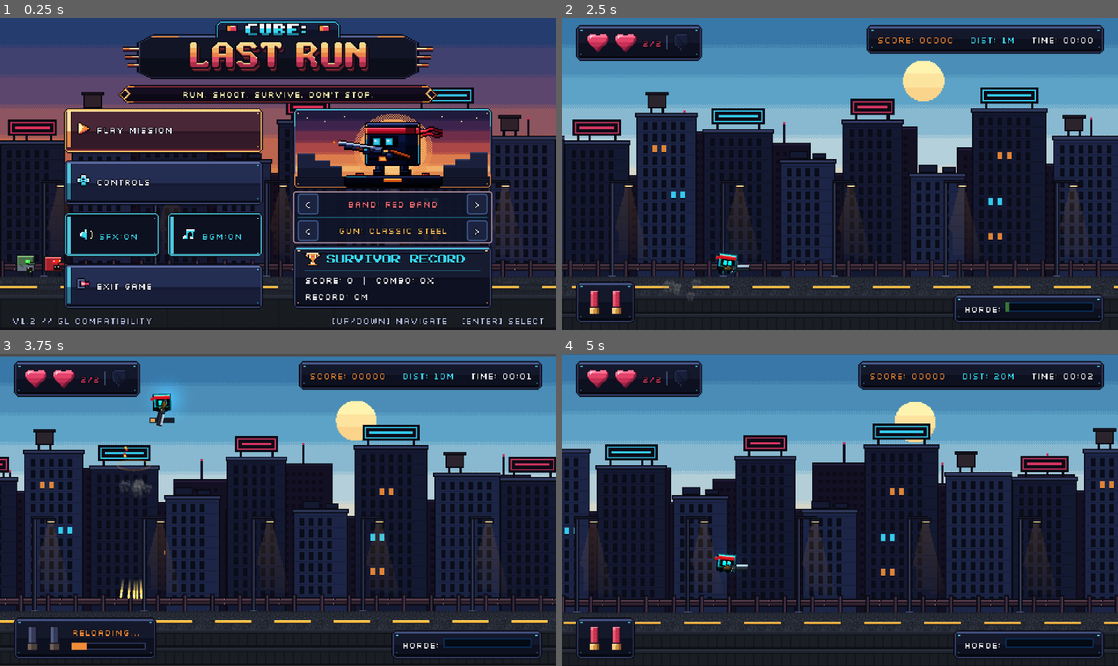
Above: before the commit, frames 1-4 (two rows, left to right).
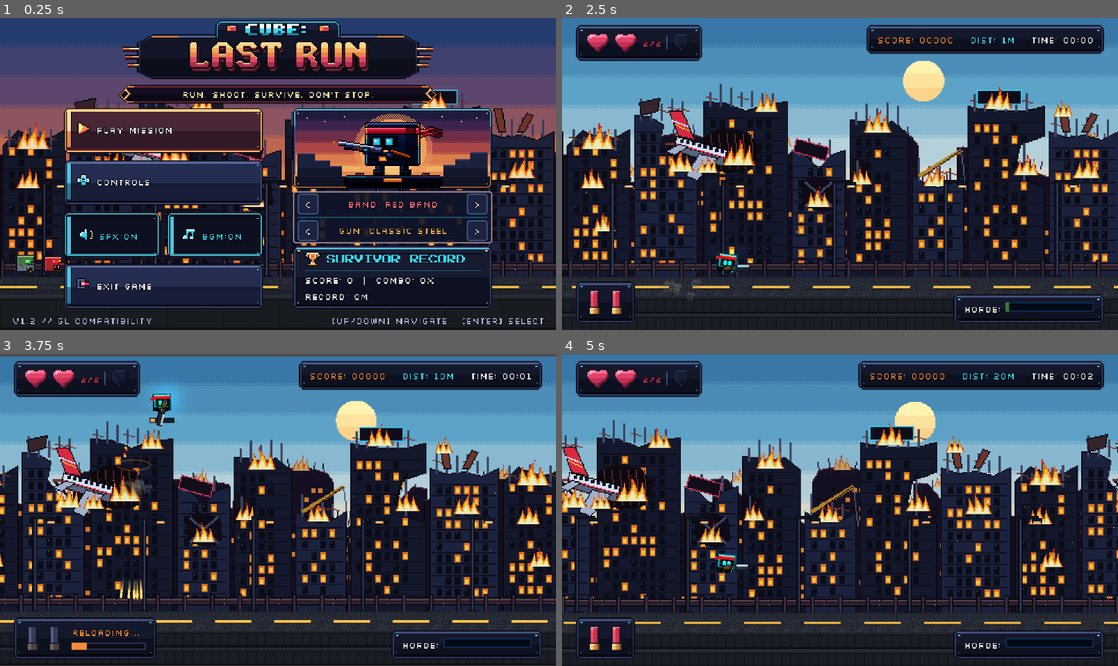
Above: after the commit, the same moments.

Repository: DenzTheKid/cube-lastrun-final-submission
Game: Godot game, scene res://scenes/main/main_menu.tscn
The game is run twice, just before and just after one commit, with the same random seed, the same clock (stepped at 60 frames per second) and the same inputs.
Inputs (mouse positions are in pixels of both pictures, inside the frame that each line leads up to):
- Up to frame 1 (0.25 s): no input
- Up to frame 2 (2.5 s): click "BGM:ON" at 0.5 s; click "BGM:OFF" at 1.25 s; click "PLAY MISSION" at 2 s
- Up to frame 3 (3.75 s): tap Enter at 2.75 s; move the mouse to (400, 494) at 2.77 s; hold W 2.78-3.5 s; tap Down (aim_down) at 2.85 s; click (400, 494) at 2.92 s; tap Space (jump) at 3.02, 3.32 s; drag from (166, 525) to (161, 435) at 3.52 s
- Up to frame 4 (5 s): move the mouse to (895, 441) at 4.27 s; hold W from 4.28 s (still down); tap Right (aim_right) at 4.35 s

The runs differ from the first frame. In frame 1, 8.0% of the frame differs, in the area x 0-100%, y 21-84%; in frame 2, 22%; in frame 3, 22%; in frame 4, 22%, in the area x 0-100%, y 21-83%.

Commit message:
amba

Diff:
--- a/scenes/obstacles/pit_killzone.tscn
+++ b/scenes/obstacles/pit_killzone.tscn
@@ -1,9 +1,14 @@
 [gd_scene format=3]
 
 [ext_resource type="Script" path="res://scripts/obstacles/hazard.gd" id="1_hazard"]
+[ext_resource type="Script" path="res://scripts/effects/animated_fire_node.gd" id="2_fire"]
 
 [sub_resource type="RectangleShape2D" id="RectangleShape2D_1"]
 size = Vector2(80, 24)
+
+[sub_resource type="Gradient" id="Gradient_Ember"]
+offsets = PackedFloat32Array(0, 0.5, 1)
+colors = PackedColorArray(1, 0.85, 0.3, 0.95, 1, 0.35, 0.1, 0.8, 0.2, 0.1, 0.1, 0)
 
 [node name="PitKillzone" type="Area2D"]
 collision_layer = 16
@@ -13,3 +18,24 @@
 
 [node name="CollisionShape2D" type="CollisionShape2D" parent="."]
 shape = SubResource("RectangleShape2D_1")
+
+[node name="BridgeAnimatedFire" type="Sprite2D" parent="."]
+position = Vector2(0, -8)
+script = ExtResource("2_fire")
+fps = 9.0
+base_scale = Vector2(1.15, 1.05)
+
+[node name="BridgeEmbers" type="CPUParticles2D" parent="."]
+position = Vector2(0, 4)
+amount = 10
+lifetime = 1.1
+emission_shape = 3
+emission_rect_extents = Vector2(26, 4)
+direction = Vector2(0, -1)
+spread = 25.0
+gravity = Vector2(0, -18)
+initial_velocity_min = 12.0
+initial_velocity_max = 26.0
+scale_amount_min = 1.0
+scale_amount_max = 2.0
+color_ramp = SubResource("Gradient_Ember")
--- /dev/null
+++ b/scripts/effects/animated_fire_node.gd
@@ -0,0 +1,25 @@
+extends Sprite2D
+class_name AnimatedFireNode
+
+# Steady, grounded 8-frame pixel-art fire node (stays firmly planted in place with zero vertical bouncing).
+
+const FIRE_SHEET: Texture2D = preload("res://assets/effects/fire_animated_sheet.png")
+
+@export var fps: float = 9.0
+@export var base_scale: Vector2 = Vector2.ONE
+
+var _time: float = 0.0
+
+
+func _ready() -> void:
+	texture = FIRE_SHEET
+	hframes = 8
+	vframes = 1
+	_time = randf() * 8.0
+	frame = int(_time * fps) % 8
+	scale = base_scale
+
+
+func _process(delta: float) -> void:
+	_time += delta
+	frame = int(_time * fps) % 8
--- a/scripts/gameplay/parallax_manager.gd
+++ b/scripts/gameplay/parallax_manager.gd
@@ -8,6 +8,7 @@
 const SKY_SHADER: Shader = preload("res://shaders/dusk_sky_gradient.gdshader")
 const FORE_TEXTURE: Texture2D = preload("res://assets/environment/parallax_overpass_fore.png")
 const TIME_OF_DAY_SCRIPT = preload("res://scripts/gameplay/time_of_day.gd")
+const ANIMATED_FIRE_SCRIPT = preload("res://scripts/effects/animated_fire_node.gd")
 
 var _sky_layer: Parallax2D = null
 var _distant_layer: Parallax2D = null
@@ -31,13 +32,33 @@
 			sky_mat.shader = SKY_SHADER
 			sky_spr.material = sky_mat
 
-	# 2. Layer 2: Distant Skyline Layer (Parallax 0.10) — static lights, no blinking beacons
+	# 2. Layer 2: Distant Skyline Layer (Parallax 0.10) — ruined distant towers with live animated fires
 	if _distant_layer:
 		_distant_layer.scroll_scale = Vector2(0.10, 0.0)
+		_spawn_distant_animated_fires(_distant_layer)
 
-	# 3. Layer 3: Mid-Ground Urban Skyline Layer (Parallax 0.25) — static lit windows & signs
+	# 3. Layer 3: Mid-Ground Urban Skyline Layer (Parallax 0.25) — apocalyptic burning city & airplane crash
 	if _mid_layer:
 		_mid_layer.scroll_scale = Vector2(0.25, 0.0)
+		_spawn_midground_animated_fires(_mid_layer)
+		if not _mid_layer.has_node("ApocalypseEmbers"):
+			var embers := CPUParticles2D.new()
+			embers.name = "ApocalypseEmbers"
+			embers.position = Vector2(240.0, 145.0)
+			embers.amount = 18
+			embers.lifetime = 2.4
+			embers.emission_shape = CPUParticles2D.EMISSION_SHAPE_RECTANGLE
+			embers.emission_rect_extents = Vector2(240.0, 48.0)
+			embers.direction = Vector2(-0.3, -1.0)
+			embers.spread = 30.0
+			embers.gravity = Vector2(-4.0, -14.0)
+			embers.initial_velocity_min = 8.0
+			embers.initial_velocity_max = 20.0
+			var grad := Gradient.new()
+			grad.set_color(0, Color(1.0, 0.85, 0.3, 0.9))
+			grad.set_color(1, Color(1.0, 0.25, 0.08, 0.0))
+			embers.color_ramp = grad
+			_mid_layer.add_child(embers)
 
 	# 4. Layer 4: Foreground Overpass / Street-Level Details Layer (Parallax 0.60)
 	_fore_layer = world.get_node_or_null("ParallaxFore") as Parallax2D
@@ -61,3 +82,58 @@
 	time_of_day.name = "TimeOfDay"
 	add_child(time_of_day)
 	time_of_day.bind_layers(sky_mat, _distant_layer, _mid_layer, _fore_layer)
+
+
+func _spawn_distant_animated_fires(layer: Node2D) -> void:
+	if layer.has_node("DistantFiresContainer"):
+		return
+	var container := Node2D.new()
+	container.name = "DistantFiresContainer"
+	layer.add_child(container)
+
+	var spots: Array[Vector3] = [
+		Vector3(60.0, 128.0, 0.65),
+		Vector3(104.0, 92.0, 0.72),
+		Vector3(190.0, 102.0, 0.65),
+		Vector3(278.0, 90.0, 0.75),
+		Vector3(364.0, 106.0, 0.65),
+		Vector3(454.0, 98.0, 0.72)
+	]
+	for sp in spots:
+		var fire: Sprite2D = ANIMATED_FIRE_SCRIPT.new()
+		fire.position = Vector2(sp.x, sp.y)
+		fire.base_scale = Vector2(sp.z, sp.z)
+		fire.modulate = Color(1.0, 0.82, 0.68, 0.85)
+		container.add_child(fire)
+
+
+func _spawn_midground_animated_fires(layer: Node2D) -> void:
+	if layer.has_node("MidFiresContainer"):
+		return
+	var container := Node2D.new()
+	container.name = "MidFiresContainer"
+	layer.add_child(container)
+
+	# [x, y, scale_x, scale_y] positioned on ruined rooftops, blown-out floors, and the airplane crash crater!
+	var fire_placements: Array[ Array ] = [
+		[28.0, 96.0, 1.35, 1.25],   # Building 1: Inferno Tower roof blaze
+		[24.0, 134.0, 0.95, 0.95],  # Building 1: Middle floor fire
+		[34.0, 172.0, 0.90, 0.90],  # Building 1: Lower floor fire
+		[100.0, 118.0, 1.05, 1.05], # Building 2: Collapsed half crater fire
+		[150.0, 110.0, 1.30, 1.25], # Building 3: AIRPLANE CRASH MAIN IMPACT CRATER FIRE!
+		[123.0, 122.0, 0.85, 0.85], # Building 3: Burning airplane wing & jet engine!
+		[174.0, 68.0, 0.95, 0.95],  # Building 3: Rooftop fire above airplane crash
+		[219.0, 150.0, 0.95, 0.95], # Building 4: Skeletal bomb ruin core fire
+		[270.0, 84.0, 1.15, 1.10],  # Building 5: Ruined tower rooftop fire
+		[256.0, 132.0, 0.85, 0.85], # Building 5: Side blast notch fire
+		[320.0, 132.0, 0.95, 0.95], # Building 6: Collapsed crane roof fire
+		[374.0, 64.0, 1.10, 1.05],  # Building 7: Burning neon billboard on roof
+		[398.0, 122.0, 1.00, 1.00], # Building 7: Side explosion crater fire
+		[430.0, 74.0, 0.75, 0.80],  # Building 8: Burning industrial smokestack
+		[450.0, 124.0, 1.10, 1.05]  # Building 8: Industrial inferno floor
+	]
+	for fp: Array in fire_placements:
+		var fire: Sprite2D = ANIMATED_FIRE_SCRIPT.new()
+		fire.position = Vector2(float(fp[0]), float(fp[1]))
+		fire.base_scale = Vector2(float(fp[2]), float(fp[3]))
+		container.add_child(fire)
--- a/scripts/generation/level_generator.gd
+++ b/scripts/generation/level_generator.gd
@@ -33,6 +33,7 @@
 const MUTANT_SCENE: PackedScene = preload("res://scenes/enemies/zombie_mutant.tscn")
 
 const URBAN_TILES: Texture2D = preload("res://assets/environment/urban_tiles.png")
+const COLLAPSED_BRIDGE_TEX: Texture2D = preload("res://assets/environment/collapsed_bridge_pit.png")
 
 enum PatternType {
 	FLAT_START,
@@ -95,6 +96,7 @@
 	chunk.name = "Chunk_%d" % _chunks_spawned
 	chunk.position = Vector2(next_chunk_x, 0)
 	chunk.tiles_texture = URBAN_TILES
+	chunk.collapsed_bridge_texture = COLLAPSED_BRIDGE_TEX
 	chunk.ground_y = ground_y
 	add_child(chunk)
 	_active_chunks.append(chunk)
@@ -457,6 +459,7 @@
 # ------------------------------------------------------------------------------
 class ChunkNode extends Node2D:
 	var tiles_texture: Texture2D
+	var collapsed_bridge_texture: Texture2D
 	var ground_y: float = 224.0
 	var ground_segments: Array[Vector2] = [] # (start_x, width)
 
@@ -481,7 +484,7 @@
 		if not tiles_texture:
 			return
 
-		# 0. Pit Chasm Void (Render deep chasm under any gap between ground segments)
+		# 0. Pit Chasm & Collapsed Bridge ("Jembatan Roboh di bawah lubang")
 		if ground_segments.size() > 1:
 			for s_idx in range(ground_segments.size() - 1):
 				var s_curr: Vector2 = ground_segments[s_idx]
@@ -489,14 +492,14 @@
 				var gap_x: float = s_curr.x + s_curr.y
 				var gap_w: float = s_next.x - gap_x
 				if gap_w > 0.0:
-					# Deep chasm abyss under the road floor
-					draw_rect(Rect2(gap_x, ground_y, gap_w, 46.0), Color(0.04, 0.05, 0.08, 1.0), true)
-					# Left fractured bridge abutment wall
-					draw_rect(Rect2(gap_x, ground_y, 3.0, 46.0), Color(0.16, 0.18, 0.24, 1.0), true)
-					draw_rect(Rect2(gap_x, ground_y, 1.0, 46.0), Color(0.08, 0.10, 0.14, 1.0), true)
-					# Right fractured bridge abutment wall
-					draw_rect(Rect2(s_next.x - 3.0, ground_y, 3.0, 46.0), Color(0.16, 0.18, 0.24, 1.0), true)
-					draw_rect(Rect2(s_next.x - 1.0, ground_y, 1.0, 46.0), Color(0.08, 0.10, 0.14, 1.0), true)
+					if collapsed_bridge_texture:
+						draw_texture_rect(
+							collapsed_bridge_texture,
+							Rect2(gap_x, ground_y - 8.0, gap_w, 64.0),
+							false
+						)
+					else:
+						draw_rect(Rect2(gap_x, ground_y, gap_w, 46.0), Color(0.04, 0.05, 0.08, 1.0), true)
 
 		for seg in ground_segments:
 			var sx: float = seg.x
--- a/scripts/systems/audio_manager.gd
+++ b/scripts/systems/audio_manager.gd
@@ -10,6 +10,7 @@
 var _sfx_players: Array[AudioStreamPlayer] = []
 var _music_player: AudioStreamPlayer
 var _current_music_name: String = ""
+var _music_tween: Tween = null
 
 var sfx_volume_db: float = 0.0
 var music_volume_db: float = -6.0
@@ -17,6 +18,12 @@
 # Cooldown tracking to prevent audio spam / cacophony
 var _sfx_cooldowns: Dictionary = {}
 const MIN_SFX_INTERVAL: float = 0.045
+
+# Per-track mix trim so mastered BGM tracks sit cleanly beneath shotgun & zombie SFX
+const MUSIC_TRACK_TRIM_DB: Dictionary = {
+	"menu": -3.0,
+	"gameplay": -4.0,
+}
 
 const SFX_STREAMS: Dictionary = {
 	"jump": preload("res://assets/audio/sfx_jump.wav"),
@@ -38,8 +45,8 @@
 }
 
 const MUSIC_STREAMS: Dictionary = {
-	"gameplay": preload("res://assets/audio/music_gameplay.wav"),
-	"menu": preload("res://assets/audio/music_menu.wav"),
+	"gameplay": preload("res://assets/audio/music_gameplay.ogg"),
+	"menu": preload("res://assets/audio/music_menu.mp3"),
 }
 
 func _ready() -> void:
@@ -89,18 +96,45 @@
 	fallback.volume_db = sfx_volume_db
 	fallback.play()
 
+func _get_effective_music_db(music_name: String = "") -> float:
+	if music_volume_db <= -79.0:
+		return -80.0
+	var key: String = _current_music_name if music_name.is_empty() else music_name
+	var trim_db: float = float(MUSIC_TRACK_TRIM_DB.get(key, 0.0))
+	return music_volume_db + trim_db
+
+func _kill_music_tween() -> void:
+	if _music_tween and _music_tween.is_valid():
+		_music_tween.kill()
+	_music_tween = null
+
 func play_music(music_name: String) -> void:
 	if _current_music_name == music_name and _music_player.playing:
 		return
 	if not MUSIC_STREAMS.has(music_name):
 		return
+	_kill_music_tween()
 	_current_music_name = music_name
 	_music_player.stop()
-	_music_player.stream = MUSIC_STREAMS[music_name]
-	_music_player.volume_db = music_volume_db
-	_music_player.play()
+	var stream: AudioStream = MUSIC_STREAMS[music_name]
+	if stream is AudioStreamMP3:
+		(stream as AudioStreamMP3).loop = true
+	elif stream is AudioStreamOggVorbis:
+		(stream as AudioStreamOggVorbis).loop = true
+	_music_player.stream = stream
+	var target_db: float = _get_effective_music_db(music_name)
+	if music_volume_db <= -79.0 or not is_inside_tree():
+		_music_player.volume_db = target_db
+		_music_player.play()
+	else:
+		_music_player.volume_db = minf(target_db - 18.0, -24.0)
+		_music_player.play()
+		_music_tween = create_tween()
+		_music_tween.set_pause_mode(Tween.TWEEN_PAUSE_PROCESS)
+		_music_tween.tween_property(_music_player, "volume_db", target_db, 0.35).set_trans(Tween.TRANS_SINE).set_ease(Tween.EASE_OUT)
 
 func stop_music() -> void:
+	_kill_music_tween()
 	_current_music_name = ""
 	_music_player.stop()
 
@@ -110,5 +144,6 @@
 		p.volume_db = sfx_volume_db
 
 func set_music_volume(val_normalized: float) -> void:
+	_kill_music_tween()
 	music_volume_db = -80.0 if val_normalized <= 0.001 else linear_to_db(clampf(val_normalized, 0.001, 1.0))
-	_music_player.volume_db = music_volume_db
+	_music_player.volume_db = _get_effective_music_db()
--- a/scripts/tools/generate_aaa_assets.gd
+++ b/scripts/tools/generate_aaa_assets.gd
@@ -17,8 +17,9 @@
 		return
 	print("=== Generating City Skylines, Clustered Windows, Street Lamps, Horde & AAA Pixel UI Art ===")
 	_make_clean_horde_wall()
-	_make_foreground_overpass()
-	_make_city_skylines()
+	if "--rebuild-clean-city" in OS.get_cmdline_user_args():
+		_make_foreground_overpass()
+		_make_city_skylines()
 	_make_pixel_button_plates()
 	_make_pixel_icons()
 	_make_title_logo_and_ribbon()
--- a/scripts/tools/test_harness.gd
+++ b/scripts/tools/test_harness.gd
@@ -221,7 +221,8 @@
 		"res://assets/environment/parallax_sky.png",
 		"res://assets/audio/sfx_shotgun.wav",
 		"res://assets/audio/sfx_recoil.wav",
-		"res://assets/audio/music_gameplay.wav"
+		"res://assets/audio/music_menu.mp3",
+		"res://assets/audio/music_gameplay.ogg"
 	]
 	for path in check_paths:
 		if not ResourceLoader.exists(path):
--- a/scripts/ui/main_menu.gd
+++ b/scripts/ui/main_menu.gd
@@ -9,6 +9,7 @@
 const HERO_SKIN_SHADER: Shader = preload("res://shaders/hit_flash.gdshader")
 const TIME_OF_DAY_SCRIPT = preload("res://scripts/gameplay/time_of_day.gd")
 const UI_ANIMATOR = preload("res://scripts/ui/ui_animator.gd")
+const ANIMATED_FIRE_SCRIPT = preload("res://scripts/effects/animated_fire_node.gd")
 
 @onready var play_btn: Button = %PlayButton
 @onready var controls_btn: Button = %ControlsButton
@@ -138,6 +139,30 @@
 	# Default lobby background to dusk with the sun low and setting cleanly in the right sky gap
 	if not _time_of_day._debug_override_active:
 		_time_of_day.set_fixed_time(0.36)
+
+	if bg_buildings and not bg_buildings.has_node("LobbyFires"):
+		var fires_root := Node2D.new()
+		fires_root.name = "LobbyFires"
+		bg_buildings.add_child(fires_root)
+		var lobby_fire_spots: Array[ Array ] = [
+			[28.0, 96.0, 1.35, 1.25],
+			[24.0, 134.0, 0.95, 0.95],
+			[100.0, 118.0, 1.05, 1.05],
+			[150.0, 110.0, 1.30, 1.25],
+			[123.0, 122.0, 0.85, 0.85],
+			[174.0, 68.0, 0.95, 0.95],
+			[219.0, 150.0, 0.95, 0.95],
+			[270.0, 84.0, 1.15, 1.10],
+			[320.0, 132.0, 0.95, 0.95],
+			[374.0, 64.0, 1.10, 1.05],
+			[398.0, 122.0, 1.00, 1.00],
+			[450.0, 124.0, 1.10, 1.05]
+		]
+		for fp: Array in lobby_fire_spots:
+			var fnode: Sprite2D = ANIMATED_FIRE_SCRIPT.new()
+			fnode.position = Vector2(float(fp[0]), float(fp[1]))
+			fnode.base_scale = Vector2(float(fp[2]), float(fp[3]))
+			fires_root.add_child(fnode)
 
 func _setup_buttons_and_focus() -> void:
 	UI_ANIMATOR.style_button(play_btn, true)
Binary file added: assets/_quarantine/oga_fire_Preview_33.png
Not shown, added: assets/_quarantine/oga_fire_Preview_33.png.import
Binary file added: assets/_quarantine/oga_fire_boom3.png
Not shown, added: assets/_quarantine/oga_fire_boom3.png.import
Binary file added: assets/_quarantine/oga_fire_cc0.png
Not shown, added: assets/_quarantine/oga_fire_cc0.png.import
Binary file added: assets/_quarantine/oga_fire_oga-icon-comment.png
Not shown, added: assets/_quarantine/oga_fire_oga-icon-comment.png.import
Not shown, added: assets/audio/AUDIO_CREDITS.txt
Not shown, added: assets/audio/music_gameplay.ogg.import
Not shown, added: assets/audio/music_menu.mp3.import
Binary file added: assets/effects/fire_animated_sheet.png
(and 12 more such lines)
